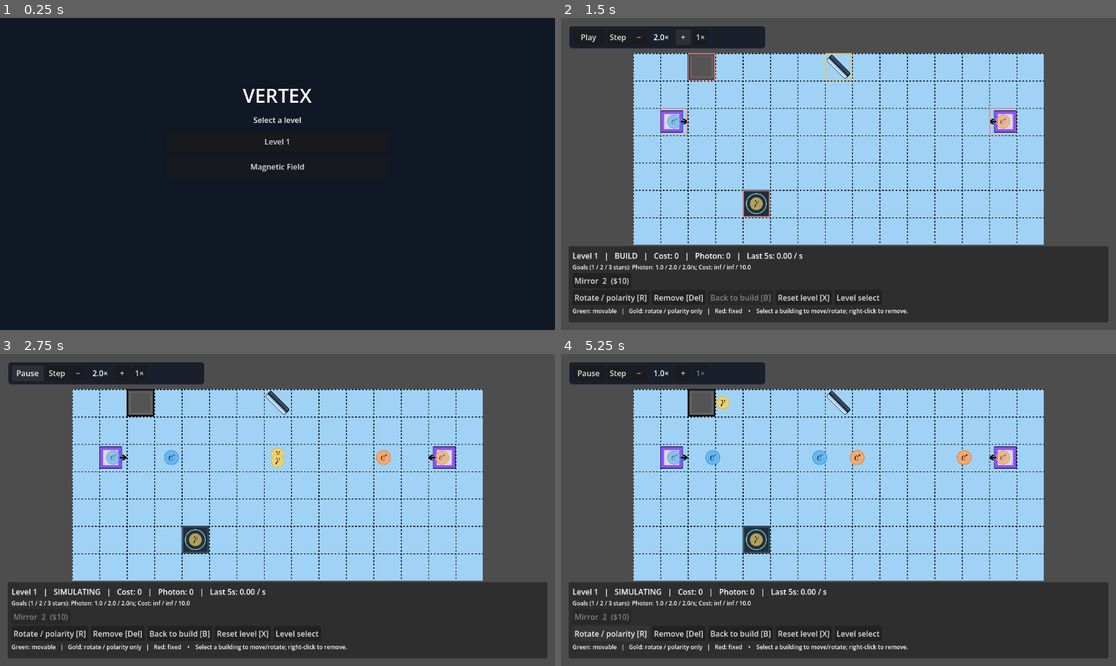
Above: before the commit, frames 1-4 (two rows, left to right).
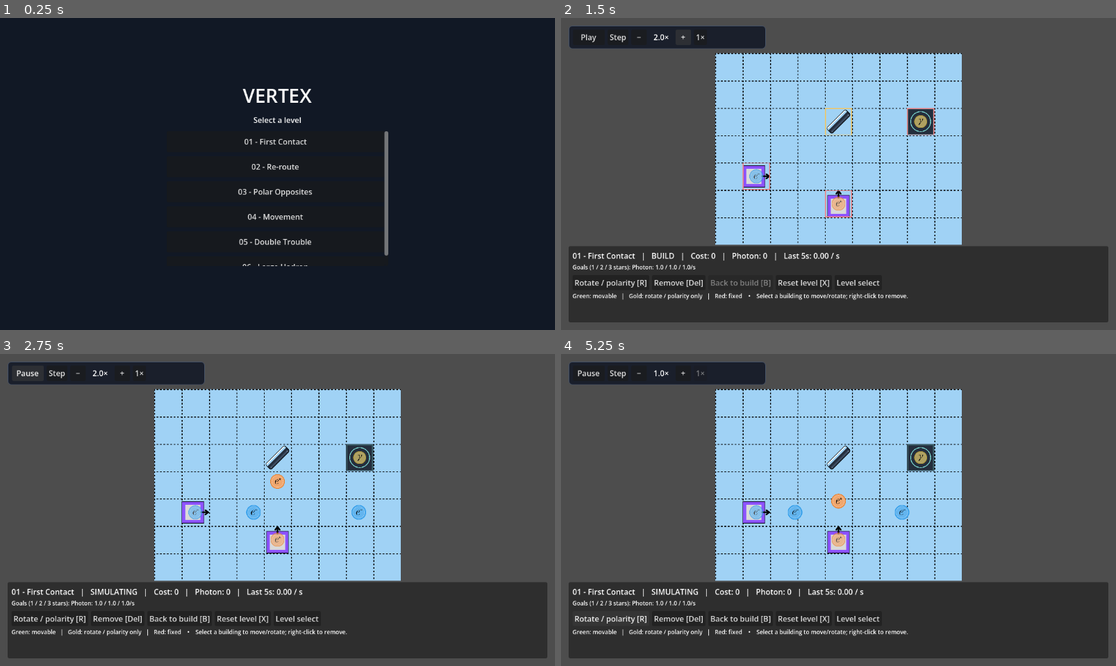
Above: after the commit, the same moments.

Repository: Breakerchap/vertex
Game: Godot game, scene res://MainScene/level_select.tscn
Two runs of this game, one before a commit and one after it. Both use one fixed random seed, a clock stepped at 60 frames per second and the inputs below.
Inputs (mouse positions are in pixels of both pictures, inside the frame that each line leads up to):
- Up to frame 1 (0.25 s): no input
- Up to frame 2 (1.5 s): click (838, 142) at 0.5 s, where only the run after the commit has a clickable "01 - First Contact"; click "+" at 1.25 s
- Up to frame 3 (2.75 s): click "Play" at 2 s
- Up to frame 4 (5.25 s): click "Step" at 2.75 s; click "Play" at 3.5 s; click "−" at 4.25 s; click "Rotate / polarity [R]" at 5 s

The runs differ from the first frame. In frame 1, 0.9% of the frame differs, in the area x 42-70%, y 36-80%; in frame 2, 22%; in frame 3, 23%; in frame 4, 23%, in the area x 2-87%, y 11-96%.

Commit message:
bad levels

Diff:
--- a/Levels/level_parser.gd
+++ b/Levels/level_parser.gd
@@ -37,7 +37,14 @@
             return {"error": "Invalid goal value: " + token}
         if values.size() != 3:
           return {"error": "Each goal needs three values (one per star)."}
-        goal[parts[0].strip_edges().to_lower()] = values
+        var target := parts[0].strip_edges().to_lower()
+        if target.begins_with("[") and target.ends_with("]"):
+          var expression := _detector_expression(target.substr(1, target.length() - 2))
+          if expression.has("error"):
+            return expression
+          goal["[" + ",".join(expression.accepted) + "]"] = values
+        else:
+          goal[target] = values
       if goal.is_empty():
         return {"error": "Empty goal."}
       data.goals.append(goal)
@@ -57,8 +64,15 @@
       list_regex.compile("\\[([^]]*)\\]")
       var list_match := list_regex.search(body)
       if list_match:
-        for value in list_match.get_string(1).split(",", false):
-          entry.particles.append(value.strip_edges().to_lower())
+        if kind == "detector":
+          var expression := _detector_expression(list_match.get_string(1))
+          if expression.has("error"):
+            return expression
+          entry.particles = expression.particles
+          entry.accepted = expression.accepted
+        else:
+          for value in list_match.get_string(1).split(",", false):
+            entry.particles.append(value.strip_edges().to_lower())
         body = body.substr(0, list_match.get_start()) + body.substr(list_match.get_end())
       for part in body.split(",", false):
         var token := part.strip_edges()
@@ -67,6 +81,8 @@
         var pair := token.split("=", true, 1)
         if pair.size() == 2:
           entry[pair[0].strip_edges().to_lower()] = pair[1].strip_edges().to_lower()
+        elif kind == "magnet" and token in ["+", "-", "+1", "-1"]:
+          entry.polarity = token
         else:
           entry.facing = token.to_upper()
       if kind == "magnet" and str(entry.get("polarity", "positive")) not in ["positive", "negative", "+", "-", "+1", "-1", "1", "p", "n"]:
@@ -112,3 +128,61 @@
   if name in ["photon", "electron", "positron"]:
     return true
   return name in ["up", "down", "up_r", "up_g", "up_b", "down_r", "down_g", "down_b"]
+
+# Compile a particle expression into its matching particle names. AND binds
+# more tightly than OR; commas retain the original list's OR behavior.
+static func _detector_expression(source: String) -> Dictionary:
+  var lexer := RegEx.new()
+  lexer.compile("\\s*([a-zA-Z_][a-zA-Z_0-9]*|[(),])")
+  var output: Array[String] = []
+  var operators: Array[String] = []
+  var particles: Array[String] = []
+  var pos := 0
+  var expect_value := true
+  while pos < source.length():
+    if source.substr(pos).strip_edges().is_empty(): break
+    var match_token := lexer.search(source, pos)
+    if match_token == null or match_token.get_start() != pos:
+      return {"error": "Invalid detector expression: " + source}
+    pos = match_token.get_end()
+    var token := match_token.get_string(1).to_lower()
+    if token == "(":
+      if not expect_value: return {"error": "Invalid detector expression: " + source}
+      operators.append(token)
+    elif token == ")":
+      if expect_value: return {"error": "Invalid detector expression: " + source}
+      while not operators.is_empty() and operators.back() != "(":
+        output.append(operators.pop_back())
+      if operators.is_empty(): return {"error": "Unmatched detector parenthesis: " + source}
+      operators.pop_back()
+      expect_value = false
+    elif token in ["and", "or", ","]:
+      if expect_value: return {"error": "Invalid detector expression: " + source}
+      if token == ",": token = "or"
+      while not operators.is_empty() and operators.back() != "(" and (token == "or" or operators.back() == "and"):
+        output.append(operators.pop_back())
+      operators.append(token)
+      expect_value = true
+    else:
+      if not expect_value or not _valid_particle(token):
+        return {"error": "Invalid detector particle: " + token}
+      output.append(token)
+      if token not in particles: particles.append(token)
+      expect_value = false
+  if expect_value: return {"error": "Invalid detector expression: " + source}
+  while not operators.is_empty():
+    var operator: String = operators.pop_back()
+    if operator == "(": return {"error": "Unmatched detector parenthesis: " + source}
+    output.append(operator)
+  var accepted: Array[String] = []
+  for name in ["photon", "electron", "positron", "up", "down", "up_r", "up_g", "up_b", "down_r", "down_g", "down_b"]:
+    var stack: Array[bool] = []
+    for token in output:
+      if token in ["and", "or"]:
+        var right: bool = stack.pop_back()
+        var left: bool = stack.pop_back()
+        stack.append(left and right if token == "and" else left or right)
+      else:
+        stack.append(name == token or name.begins_with(token + "_"))
+    if stack[0]: accepted.append(name)
+  return {"particles": particles, "accepted": accepted}
--- a/MainScene/level_game.gd
+++ b/MainScene/level_game.gd
@@ -174,7 +174,8 @@
   building.set_meta("cell", cell)
   building.set_meta("kind", entry.kind)
   building.set_meta("fixed_position", "p" in str(entry.get("fixed", "")))
-  building.set_meta("fixed_rotation", "r" in str(entry.get("fixed", "")))
+  var fixed_flag := "c" if entry.kind == "magnet" else "r"
+  building.set_meta("fixed_rotation", fixed_flag in str(entry.get("fixed", "")))
   building.set_meta("from_inventory", from_inventory)
   if entry.kind in ["mirror", "emitter"]:
     var direction := DIRECTIONS.find(entry.get("facing", "E"))
@@ -201,7 +202,7 @@
     building.sequence = sequence
   if entry.kind == "detector":
     var accepted: Array[String] = []
-    accepted.assign(entry.get("particles", ["photon"]))
+    accepted.assign(entry.get("accepted", entry.get("particles", ["photon"])))
     building.accepted = accepted
   add_child(building)
   if entry.kind in ["emitter", "detector"]:
@@ -317,8 +318,8 @@
         break
     if tracked != "photon" or goal.has("photon"):
       break
-  var recent_rate := float(windows.back().get(tracked, 0)) / WINDOW_SECONDS if not windows.is_empty() else 0.0
-  status_label.text = "%s   |   %s   |   Cost: %d   |   %s: %d   |   Last 5s: %.2f / s" % [title, mode, cost, tracked.capitalize(), int(total_counts.get(tracked, 0)), recent_rate]
+  var recent_rate := float(_goal_count(windows.back(), tracked)) / WINDOW_SECONDS if not windows.is_empty() else 0.0
+  status_label.text = "%s   |   %s   |   Cost: %d   |   %s: %d   |   Last 5s: %.2f / s" % [title, mode, cost, tracked.capitalize(), _goal_count(total_counts, tracked), recent_rate]
   stop_button.disabled = not simulating
   for child in inventory_box.get_children():
     inventory_box.remove_child(child)
@@ -407,6 +408,17 @@
     results.dialog_text = "%d / 3 stars\n\nSimulation time: %.1f s\nBuild cost: %d\nDetected:%s\n\nTwo observed and three simulated-ahead five-second windows met the goal. Future production is an estimate." % [stars, elapsed, cost, stats]
     results.popup_centered()
 
+func _goal_count(counts: Dictionary, key: String) -> int:
+  if not (key.begins_with("[") and key.ends_with("]")):
+    return int(counts.get(key, 0))
+  var names := key.substr(1, key.length() - 2).split(",", false)
+  var total := 0
+  for name in names:
+    # Colour-specific counts are also included in their broad flavour count.
+    if "_" in name and name.split("_")[0] in names: continue
+    total += int(counts.get(name, 0))
+  return total
+
 func _stable_stars(samples: Array[Dictionary]) -> int:
   if samples.is_empty(): return 0
   var best := 0
@@ -421,7 +433,7 @@
         var low := INF
         var high := 0.0
         for counts in samples:
-          var rate := float(counts.get(key, 0)) / WINDOW_SECONDS
+          var rate := float(_goal_count(counts, key)) / WINDOW_SECONDS
           low = minf(low, rate)
           high = maxf(high, rate)
         # Every five-second window must meet the goal. Small fluctuations are
--- /dev/null
+++ b/Tests/level_syntax_test.gd
@@ -0,0 +1,60 @@
+extends Node
+
+const GAME = preload("res://MainScene/level_game.tscn")
+const PARSER = preload("res://Levels/level_parser.gd")
+
+func _ready() -> void:
+  var level: Dictionary = PARSER.parse(FileAccess.get_file_as_string("res://Levels/Magnet Stuff.level"))
+  assert(not level.has("error"))
+  assert(level.buildings[3].accepted == ["electron", "positron"])
+  assert(level.goals[0].has("[electron,positron]"))
+  var goal_expression: Dictionary = PARSER.parse("2 x 2; goal: {[(electron OR up) AND up_r]: 1, 2, 3};")
+  assert(goal_expression.goals[0].has("[up_r]"))
+  goal_expression = PARSER.parse("2 x 2; goal: {[electron OR (positron]: 1, 2, 3};")
+  assert(goal_expression.has("error"))
+  var expression: Dictionary = PARSER.parse("2 x 2; goal: {electron: 1, 2, 3}; detector: {x=0,y=0,[electron OR up AND up_r]};")
+  assert(expression.buildings[0].accepted == ["electron", "up_r"])
+  expression = PARSER.parse("2 x 2; goal: {electron: 1, 2, 3}; detector: {x=0,y=0,[(electron OR up) AND up_r]};")
+  assert(expression.buildings[0].accepted == ["up_r"])
+  expression = PARSER.parse("2 x 2; goal: {electron: 1, 2, 3}; detector: {x=0,y=0,[electron OR (positron]};")
+  assert(expression.has("error"))
+  var game = GAME.instantiate()
+  game.level = level
+  game._place_building(level.buildings[3], false)
+  assert(game.buildings[0].accepted == ["electron", "positron"])
+  game.buildings[0].free()
+  game.buildings.clear()
+  var samples: Array[Dictionary] = [{"electron": 5, "positron": 0}]
+  assert(game._stable_stars(samples) == 1)
+  samples = [{"electron": 3, "positron": 2}]
+  assert(game._stable_stars(samples) == 1)
+  samples = [{"electron": 4, "positron": 0}]
+  assert(game._stable_stars(samples) == 0)
+  assert(game._goal_count({"up": 4, "up_r": 2}, "[up,up_r]") == 4)
+  game._place_building(level.buildings[2], false)
+  game.selected_building = game.buildings[0]
+  assert(game.selected_building.polarity == -1)
+  game._rotate_selected()
+  assert(game.selected_building.polarity == 1)
+  game._place_building({"kind": "magnet", "x": 0, "y": 0, "fixed": "pc", "polarity": "-"}, false)
+  game.selected_building = game.buildings[1]
+  game._rotate_selected()
+  assert(game.selected_building.polarity == -1)
+  game.free()
+  Global.selected_level = "res://Levels/Magnet Stuff.level"
+  game = GAME.instantiate()
+  get_tree().root.add_child.call_deferred(game)
+  await get_tree().process_frame
+  # Turn the positron beam towards the detector.
+  game.selected_building = game.buildings[2]
+  game._rotate_selected()
+  game.begin_run()
+  for tick in range(60 * 30):
+    if game.completed: break
+    game.step_simulation(1.0 / 60.0)
+    for child in game.get_children():
+      if child is Particle and child.is_queued_for_deletion(): child.free()
+  assert(game.completed, "A positron beam meeting the grouped goal should complete the level")
+  game.free()
+  print("Level syntax checks passed")
+  get_tree().quit()
--- /dev/null
+++ b/Tests/level_syntax_test.tscn
@@ -0,0 +1,6 @@
+[gd_scene load_steps=2 format=3]
+
+[ext_resource type="Script" path="res://Tests/level_syntax_test.gd" id="1"]
+
+[node name="LevelSyntaxTest" type="Node"]
+script = ExtResource("1")
--- a/Tests/magnetic_system_test.gd
+++ b/Tests/magnetic_system_test.gd
@@ -74,6 +74,13 @@
   sim.free()
   var data: Dictionary = PARSER.parse("7 x 7; goal: {electron: 1/s, 2/s, 3/s}; magnetic_field: {x=3,y=2,polarity=negative,fixed=p}; inventory: {magnet=2};")
   _check(not data.has("error") and data.buildings[0].kind == "magnet" and data.buildings[0].polarity == "negative" and data.inventory.magnet == 2, "Magnetic field level syntax should parse.")
+  var level: Dictionary = PARSER.parse(FileAccess.get_file_as_string("res://Levels/Magnet Stuff.level"))
+  _check(not level.has("error"), "Magnet Stuff should parse: " + str(level.get("error", "")))
+  if not level.has("error"):
+    _check(level.goals[0].has("[electron,positron]"), "Grouped goals should preserve their particle list.")
+    _check(level.buildings[2].polarity == "-", "Bare minus should set negative polarity.")
+  var negative: Dictionary = PARSER.parse("2 x 2; goal: {electron: 1, 2, 3}; magnet: {x=0,y=0,-};")
+  _check(not negative.has("error") and negative.buildings[0].polarity == "-", "Bare minus should set negative polarity.")
   if failures == 0:
     print("Magnetic system checks passed")
   quit(1 if failures else 0)
Not shown, added: Levels/01 - First Contact.level
Renamed: Levels/Level 1.level -> Levels/02 - Re-route.level
Not shown, added: Levels/03 - Polar Opposites.level
Not shown, added: Levels/04 - Movement.level
Not shown, added: Levels/05 - Double Trouble.level
Not shown, added: Levels/06 - Large Hadron.level
Not shown, removed: Levels/Magnetic Field.level
Not shown, added: Tests/level_syntax_test.gd.uid
Not shown, changed: icon.svg.import
